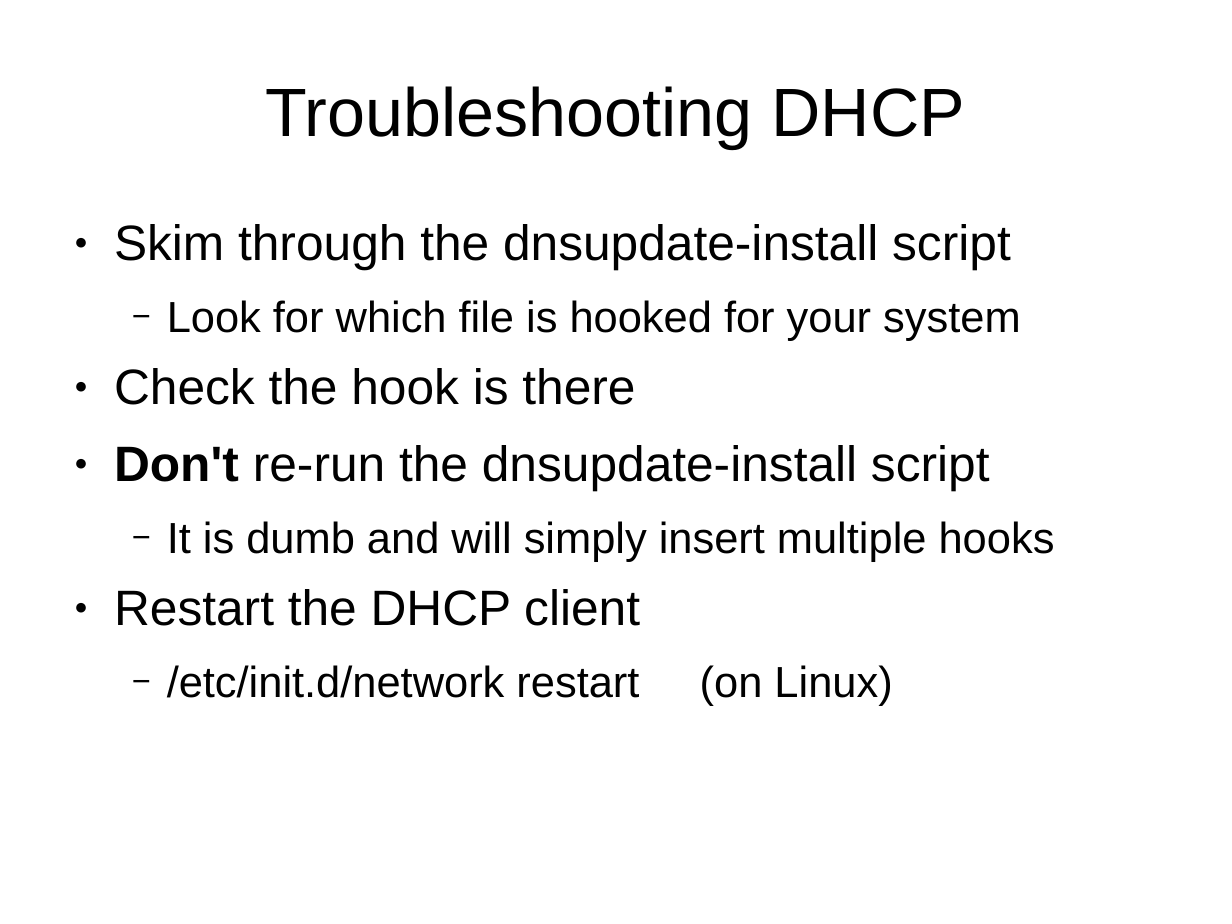
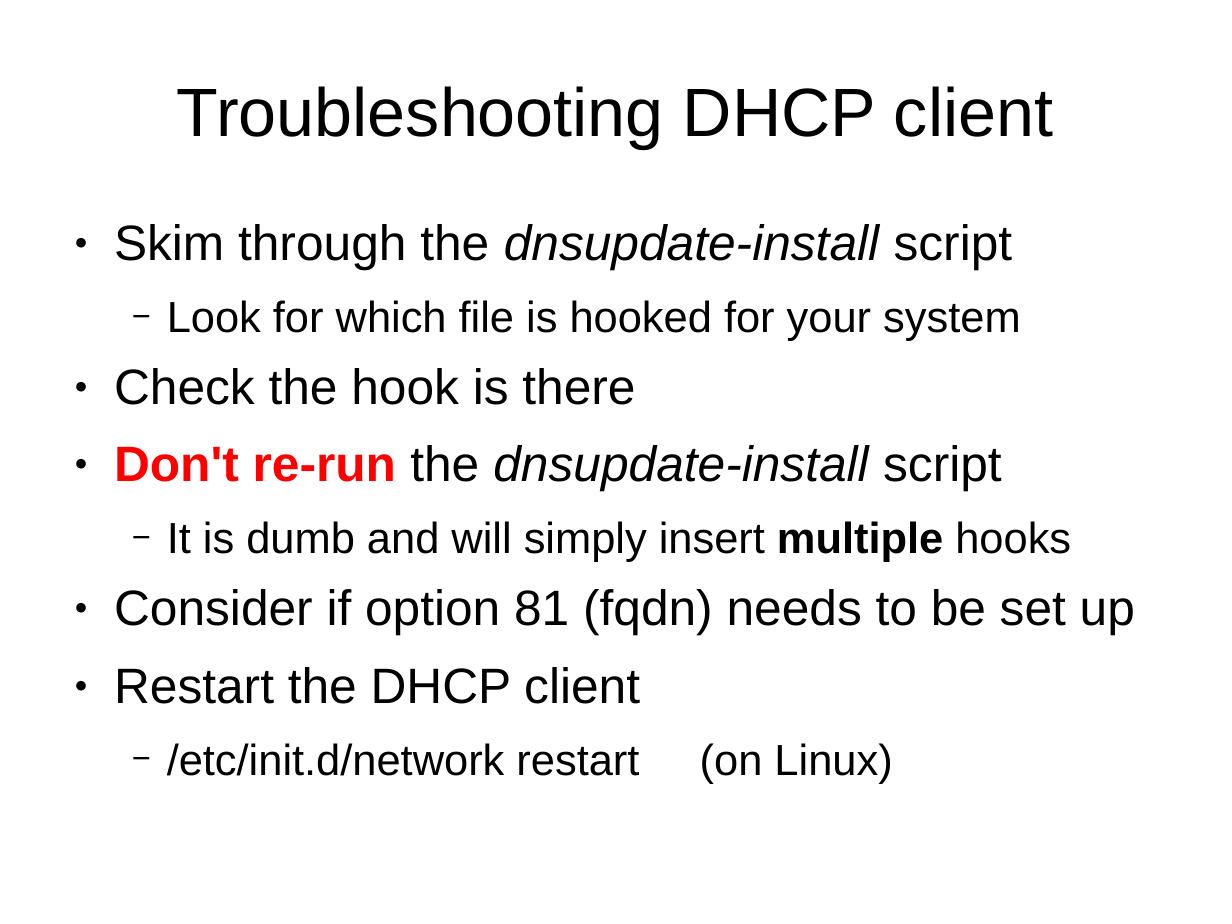
Before and after one commit to OneIdentity/dnsupdate, a slide deck: slide 26 of training.ppt (slide 21 before the commit). Drawn at 1232x924 pixels with LibreOffice and Linux fonts; fonts in the diff are those of the drawing. Boxes give left, top, right and bottom in pixels: in the first picture for what was removed or moved away, otherwise in the second. Text is boxed around its words. In the diff, an @@ line names an element or a change of style, - is before the commit and + after.

```diff
--- a/training.ppt
+++ b/training.ppt
@@ title at [177, 86, 1053, 149]: text changed @@
-Troubleshooting DHCP
+Troubleshooting DHCP client
@@ text at [114, 224, 1071, 562]: italic on in "dnsupdate-install", "dnsupdate-install"; text colour #000000 to #FF0000 in "Don't re-run"; bold on in "re-run", "multiple" @@
@@ text at [114, 589, 1135, 635]: paragraph added @@
+● Consider if option 81 (fqdn) needs to be set up
```
Also in this commit, not shown: 19 other slides changed, 6 slides added.
